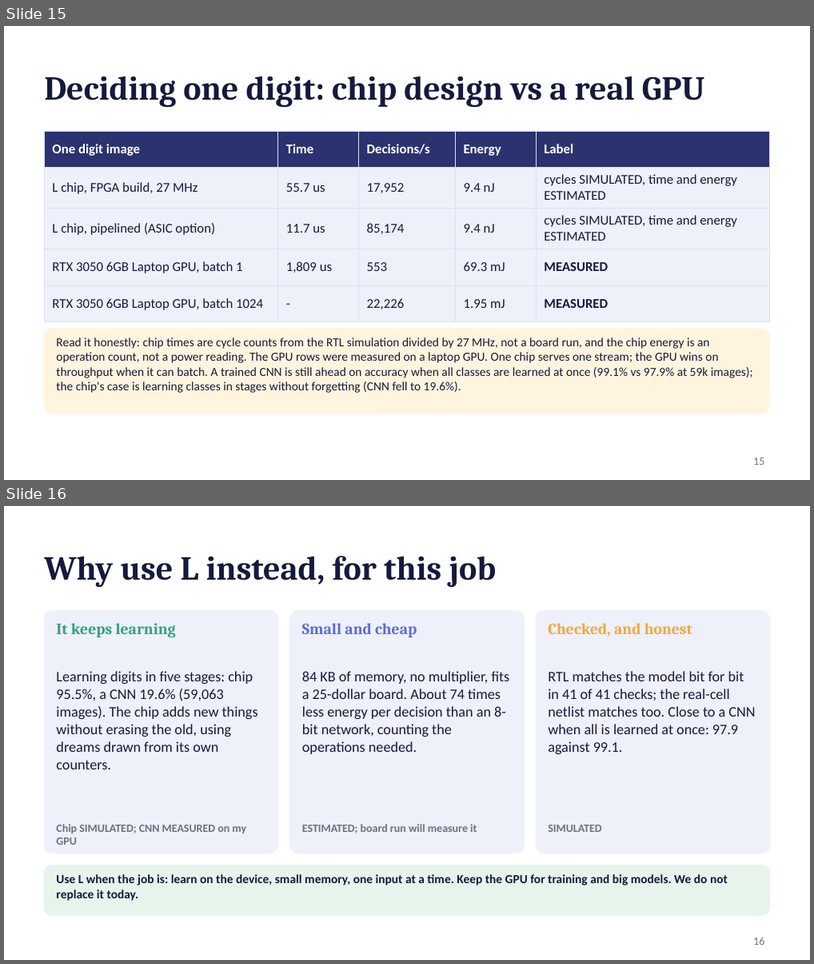
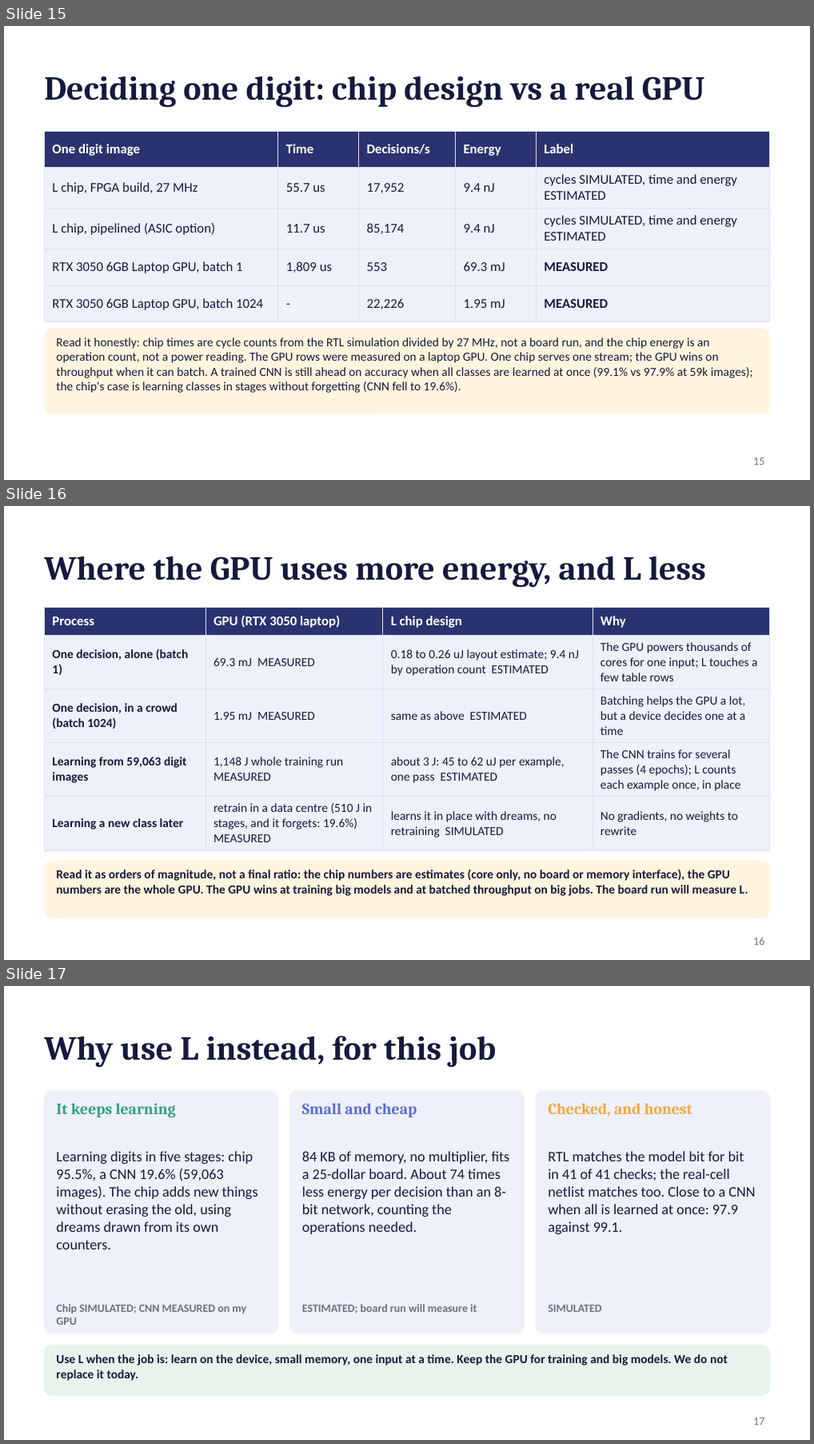
Before and after one commit to kurosaki11op-art/gpu2.0, a slide deck: docs/L_pitch_final.pptx. Shown one above the other, each under a label of ours: slides 15 and 16 before the commit, slides 15, 16 and 17 after it. The pictures are 814x964 and 814x1444 pixels, drawn with LibreOffice and Linux fonts; fonts in the diff are those of the drawing. Boxes give left, top, right and bottom in pixels: in the first picture for what was removed or moved away, otherwise in the second. Text is boxed around its words. In the diff, an @@ line names an element or a change of style, - is before the commit and + after.

```diff
--- a/docs/L_pitch_final.pptx
+++ b/docs/L_pitch_final.pptx
@@ slide 16 added at [4, 506, 810, 960], background #FFFFFF @@
@@ title added at [44, 556, 706, 588], 30 pt, text #151A3D, bold @@
+Where the GPU uses more energy, and L less
@@ table added at [44, 607, 770, 845], 5 rows, 4 columns @@
+Process | GPU (RTX 3050 laptop) | L chip design | Why
+One decision, alone (batch 1) | 69.3 mJ MEASURED | 0.18 to 0.26 uJ layout estimate; 9.4 nJ by operation count ESTIMATED | The GPU powers thousands of cores for one input; L touches a few table rows
+One decision, in a crowd (batch 1024) | 1.95 mJ MEASURED | same as above ESTIMATED | Batching helps the GPU a lot, but a device decides one at a time
+Learning from 59,063 digit images | 1,148 J whole training run MEASURED | about 3 J: 45 to 62 uJ per example, one pass ESTIMATED | The CNN trains for several passes (4 epochs); L counts each example once, in place
+Learning a new class later | retrain in a data centre (510 J in stages, and it forgets: 19.6%) MEASURED | learns it in place with dreams, no retraining SIMULATED | No gradients, no weights to rewrite
@@ rounded rectangle added at [44, 861, 770, 917], fill #FFF4DD, outline #FFF4DD 1 pt @@
@@ text added at [56, 868, 749, 896], 11 pt, text #151A3D, bold @@
+Read it as orders of magnitude, not a final ratio: the chip numbers are estimates (core only, no board or memory interface), the GPU numbers are the whole GPU. The GPU wins at training big models and at batched throughput on big jobs. The board run will measure L.
@@ page number added at [754, 936, 765, 944], 10 pt, text #6B7280 @@
+16
@@ what was slide 16 is now slide 17 @@
@@ page number at [754, 1417, 765, 1424]: text changed @@
-16
+17
```
Also in this commit, not shown: 1 slide changed, 4 other files.
